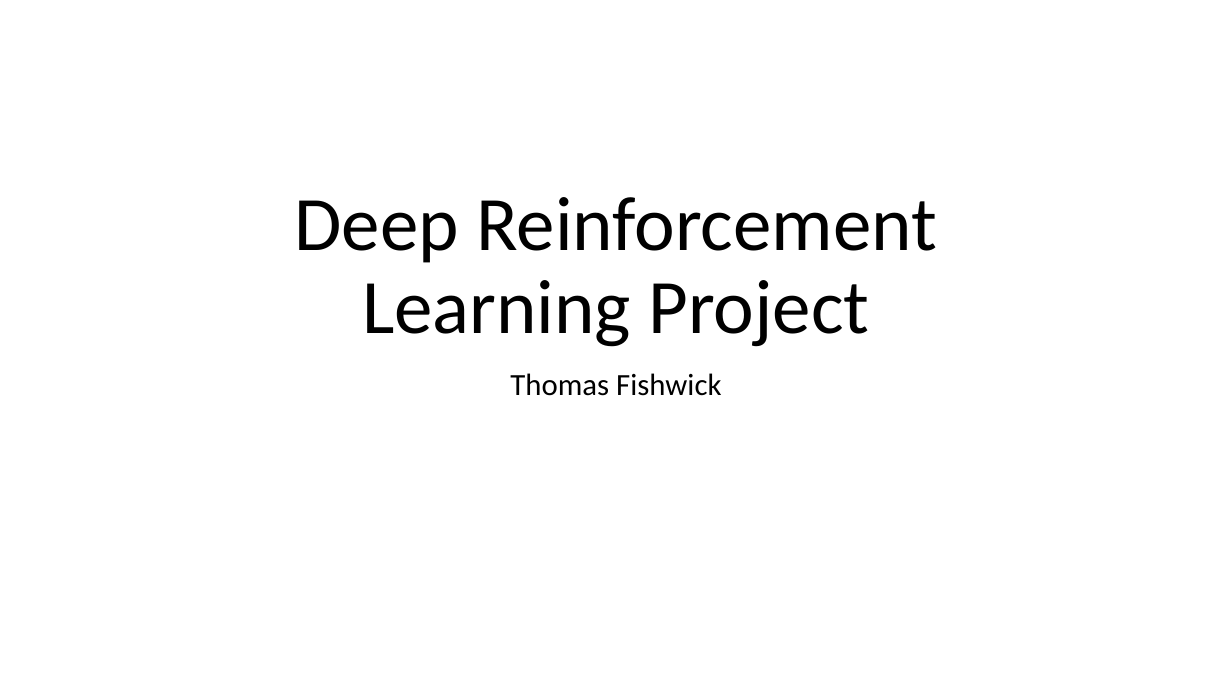
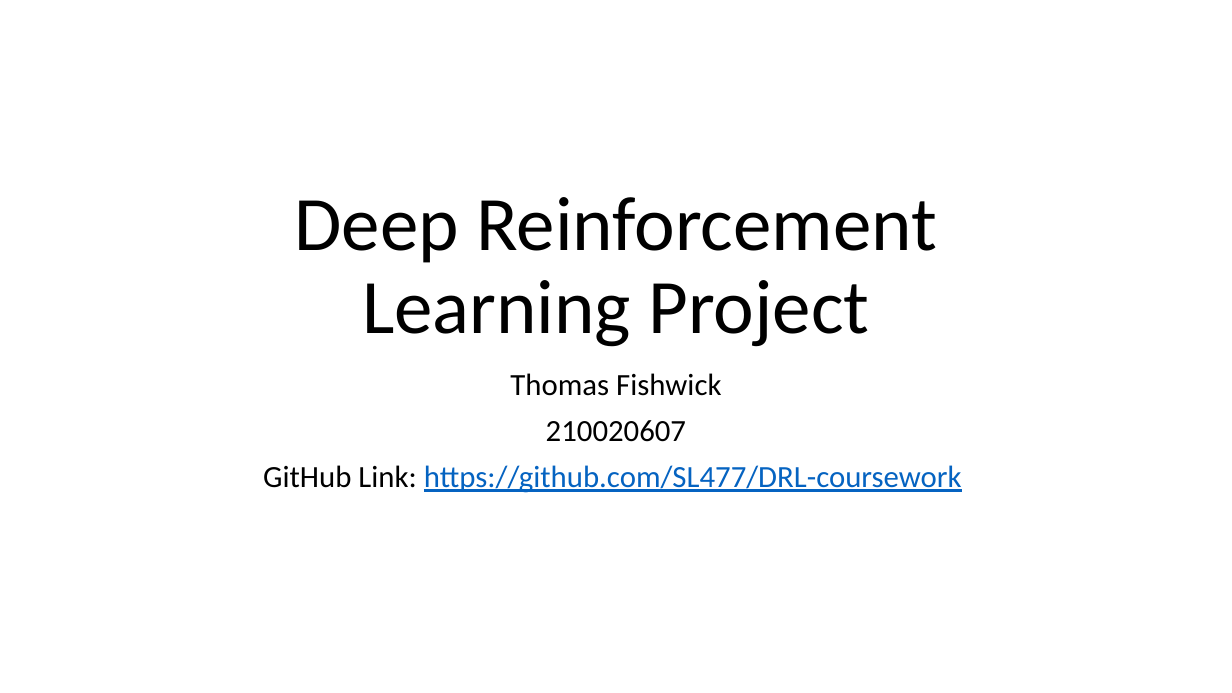
Before and after one commit to SL477/DRL-coursework, a slide deck: slide 1 of presentation.pptx. Drawn at 1232x693 pixels with LibreOffice and Linux fonts; fonts in the diff are those of the drawing. Boxes give left, top, right and bottom in pixels: in the first picture for what was removed or moved away, otherwise in the second. Text is boxed around its words. In the diff, an @@ line names an element or a change of style, - is before the commit and + after.

```diff
--- a/presentation.pptx
+++ b/presentation.pptx
@@ subtitle at [263,420,962,493]: paragraphs added @@
+210020607
+GitHub Link: https://github.com/SL477/DRL-coursework
```
Also in this commit, not shown: 13 slides added, 1 other file.
